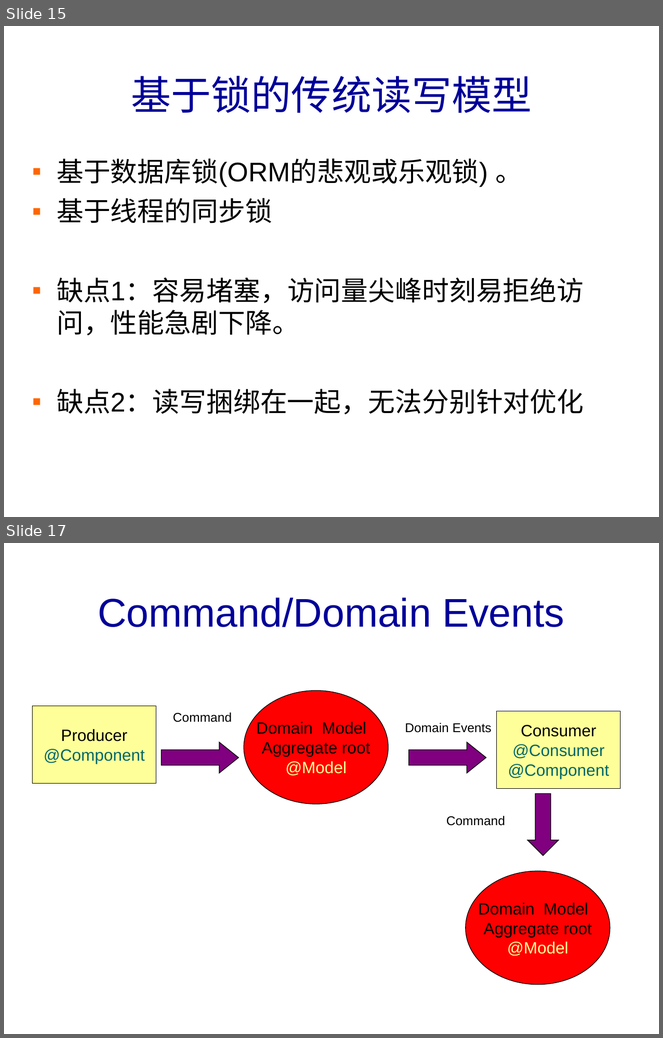
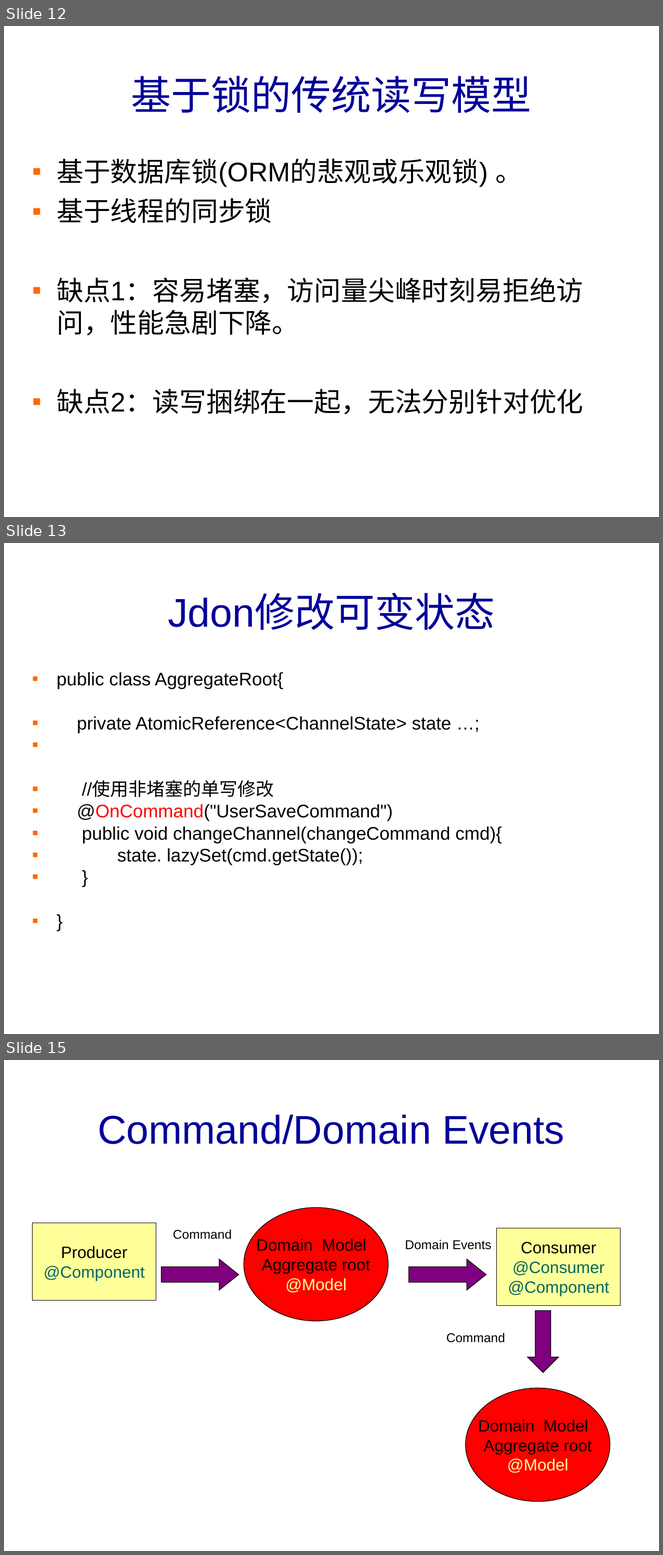
Before and after one commit to banq/jdonframework, a slide deck: doc/chinese/JdonFramework.ppt. Shown one above the other, each under a label of ours: slides 15 and 17 before the commit, slides 12, 13 and 15 after it; the slides between them are not shown. The pictures are 663x1038 and 663x1555 pixels, drawn with LibreOffice and Linux fonts; fonts in the diff are those of the drawing; background and template pictures are left out. Boxes give left, top, right and bottom in pixels: in the first picture for what was removed or moved away, otherwise in the second. Text is boxed around its words. In the diff, an @@ line names an element or a change of style, - is before the commit and + after.

```diff
--- a/doc/chinese/JdonFramework.ppt
+++ b/doc/chinese/JdonFramework.ppt
@@ slide 13 added at (x1=4, y1=543, x2=659, y2=1034), background picture (left out) @@
@@ title added at (x1=168, y1=595, x2=495, y2=630), 44 pt, text #000099 @@
+Jdon修改可变状态
@@ text added at (x1=57, y1=672, x2=502, y2=865), 20 pt, text #000000 @@
+▪ public class AggregateRoot{
+▪ private AtomicReference<ChannelState> state …;
+▪ //使用非堵塞的单写修改
+▪ @OnCommand("UserSaveCommand")
+▪ public void changeChannel(changeCommand cmd){
+▪ state. lazySet(cmd.getState());
+▪ }
+▪ }
@@ what was slide 15 is now slide 12 @@
@@ what was slide 17 is now slide 15 @@
```
Also in this commit, not shown: 5 slides changed, 6 other slides added, 2 slides removed, 1 other file.
